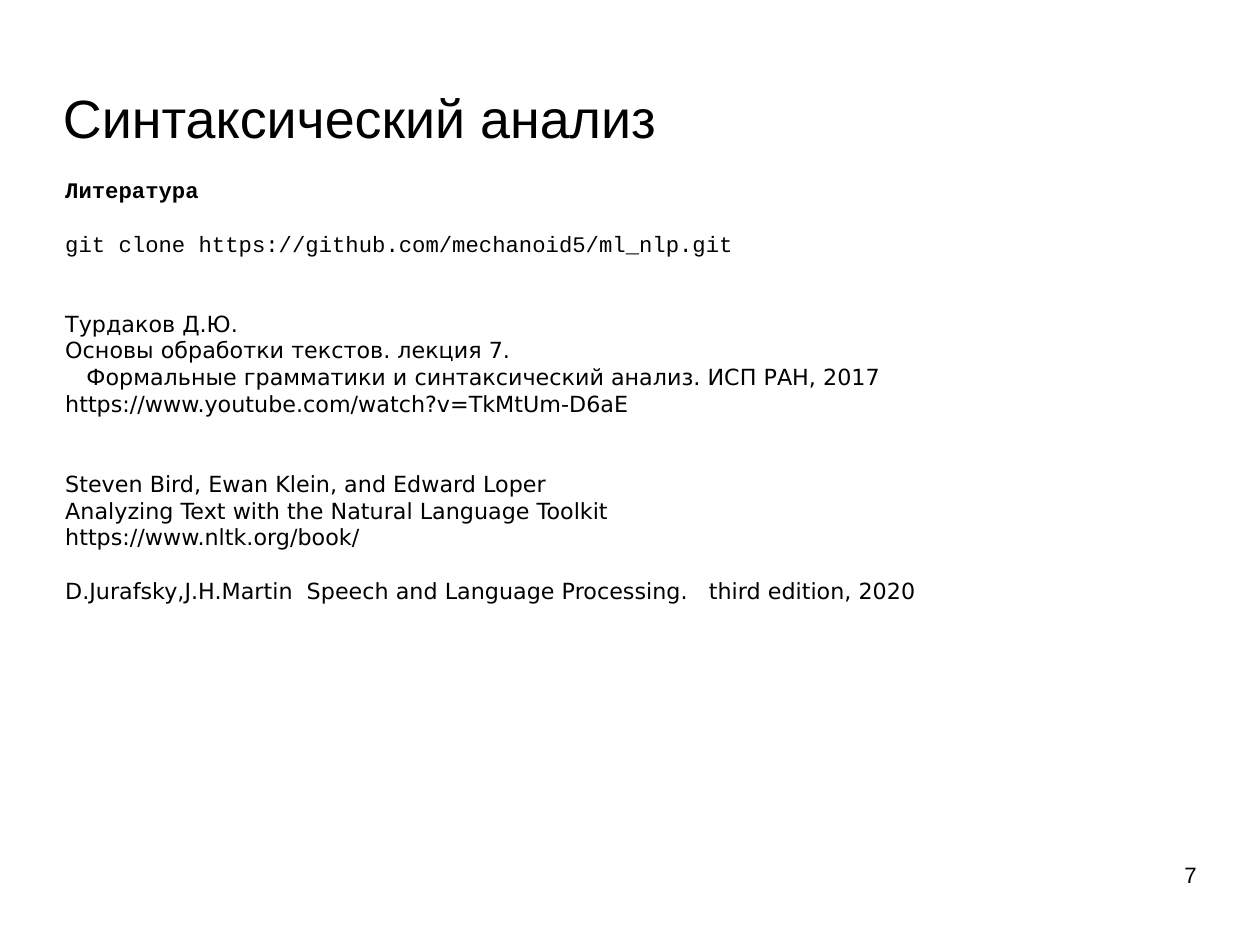
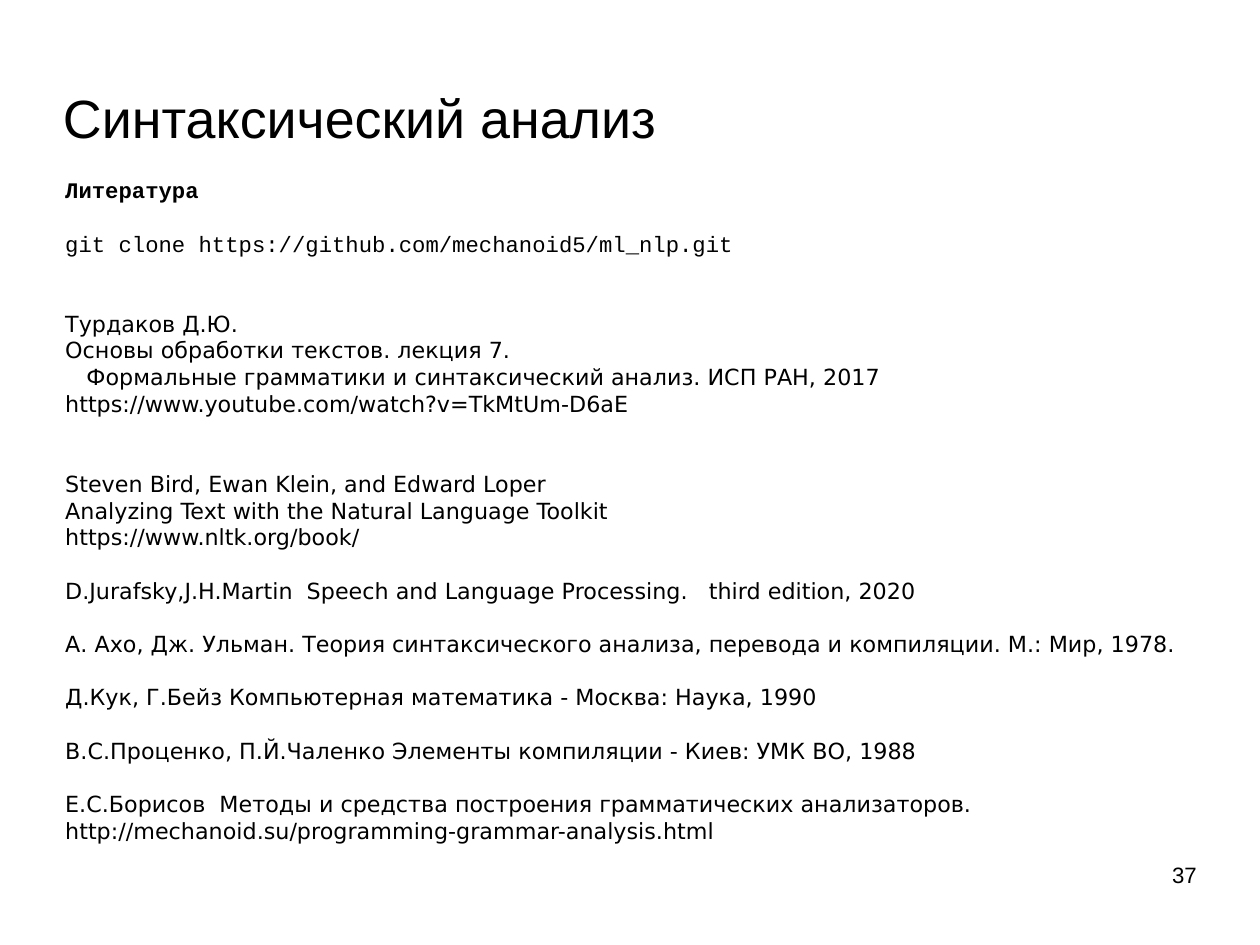
Before and after one commit to mechanoid5/ml_nlp_2023_II, a slide deck: slide 37 of 09-synt-grammar.odp (slide 7 before the commit). Drawn at 1260x945 pixels with LibreOffice and Linux fonts; fonts in the diff are those of the drawing; background and template pictures are left out. Boxes give left, top, right and bottom in pixels: in the first picture for what was removed or moved away, otherwise in the second. Text is boxed around its words. In the diff, an @@ line names an element or a change of style, - is before the commit and + after.

```diff
--- a/09-synt-grammar.odp
+++ b/09-synt-grammar.odp
@@ text at (65, 635, 1175, 844): paragraphs added @@
+А. Ахо, Дж. Ульман. Теория синтаксического анализа, перевода и компиляции. М.: Мир, 1978.
+Д.Кук, Г.Бейз Компьютерная математика - Москва: Наука, 1990
+В.С.Проценко, П.Й.Чаленко Элементы компиляции - Киев: УМК ВО, 1988
+Е.С.Борисов Методы и средства построения грамматических анализаторов.
+http://mechanoid.su/programming-grammar-analysis.html
@@ page number at (1172, 867, 1197, 884): text changed @@
-7
+37
```
Also in this commit, not shown: 30 slides added, 18 other files.
